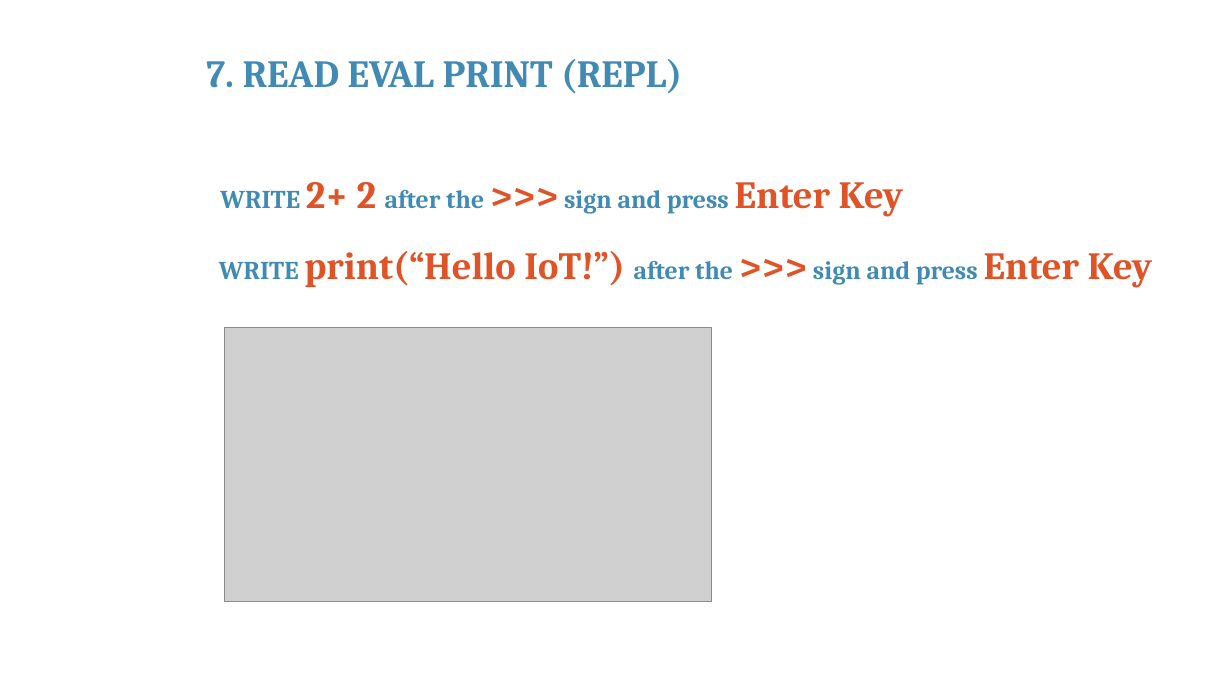
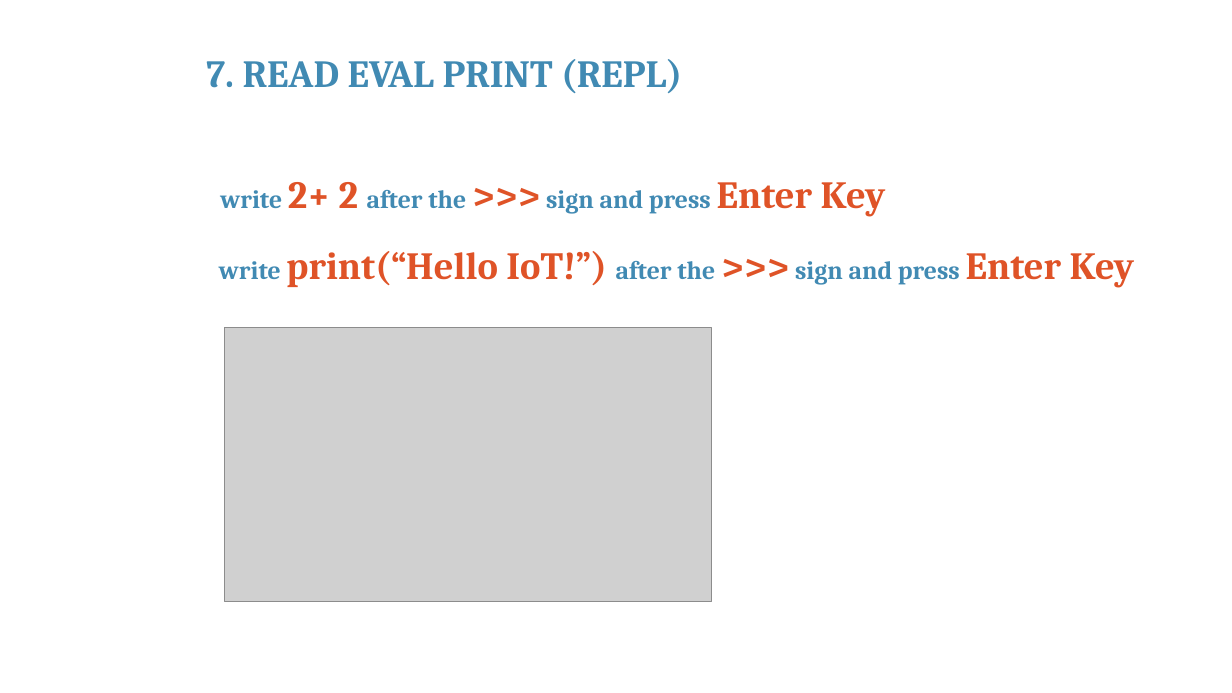
Before and after one commit to franckalbinet/iot-nbtc-itu, a slide deck: slide 23 of presentations/session-3-building-iot-products-programming-aspects.pptx. Drawn at 1232x693 pixels with LibreOffice and Linux fonts; fonts in the diff are those of the drawing; grey boxes stand for pictures; background and template pictures are left out. Boxes give left, top, right and bottom in pixels: in the first picture for what was removed or moved away, otherwise in the second. Text is boxed around its words. In the diff, an @@ line names an element or a change of style, - is before the commit and + after.

```diff
--- a/presentations/session-3-building-iot-products-programming-aspects.pptx
+++ b/presentations/session-3-building-iot-products-programming-aspects.pptx
@@ text at [220, 182, 886, 217]: text changed @@
-WRITE 2+ 2 after the >>> sign and press Enter Key
+write 2+ 2 after the >>> sign and press Enter Key
@@ text at [219, 251, 1135, 288]: text changed @@
-WRITE print(“Hello IoT!”) after the >>> sign and press Enter Key
+write print(“Hello IoT!”) after the >>> sign and press Enter Key
```
Also in this commit, not shown: 1 other slide changed, 4 slides added, 1 other file.
